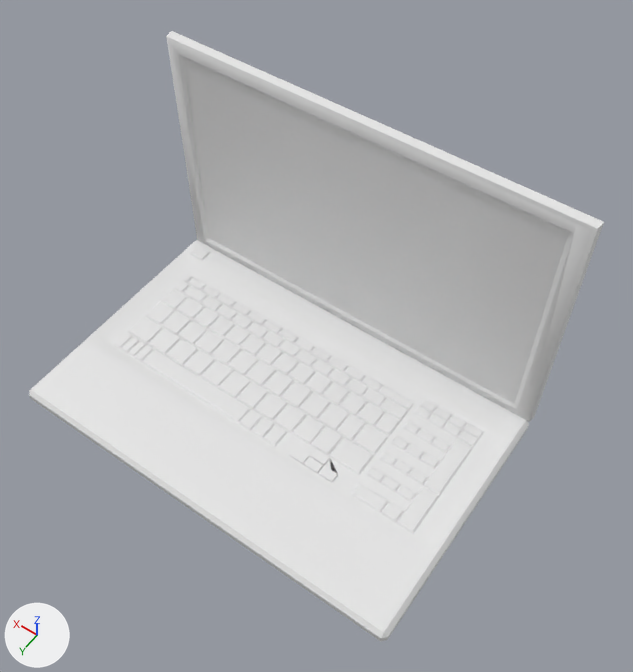
The FBX model The Olympics/Assets/Materials/3d models/vip room/misc stuff/Laptop.FBX: old version first, new version second.
Before and after are seen from a 50 mm lens placed at (-2.03, 1.98, 4.55), pointed at (-0.35, -0.37, 0.85). The axes (+X, +Y, +Z) are drawn at lower left. The lights are the same throughout. Where no turn or scale is listed for an object, it has been applied to the vertices.
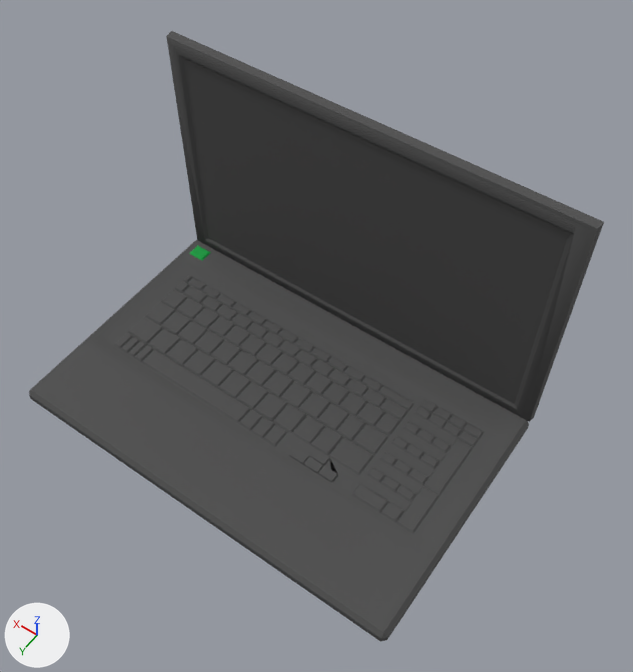
Where the change shows, as pixel boxes [x1, y1, x2, y2] in the pictures (633 x 672 px):
part 1 of me_mesh, recoloured (white to grey): [29, 31, 604, 641] in both
part 2 of me_mesh, recoloured (white to green): [189, 246, 211, 261] in both

Diff of the bpy script that builds the scene:
```diff
--- a/The Olympics/Assets/Materials/3d models/vip room/misc stuff/Laptop.FBX.py
+++ b/The Olympics/Assets/Materials/3d models/vip room/misc stuff/Laptop.FBX.py
@@ mat_01___default @@
+mat_01___default = principled_material('01 - Default')
+mat_01___default.base_color = (0.0745, 0.0745, 0.0745)  # dark grey #4d4d4d
+mat_01___default.roughness = 0.859
@@ mat_material__33 @@
+mat_material__33 = principled_material('Material #33')
+mat_material__33.base_color = (0.0, 0.353, 0.051)  # green #00a040
+mat_material__33.roughness = 0.859
@@ me_mesh @@
 me_mesh.from_pydata(...)  # 774 vertices, 1528 faces; spans x -1.29..1.3, y 0.17..1.81, z 0.04..1.74
 # used by ob_box002; location = (-0.14, -1.261, 0.0)
+# me_mesh part 1: 1518 of the faces centred in x -1.29..1.3, y 0.17..1.81, z 0.05..1.74 switch from no material to mat_01___default (dark grey #4d4d4d)
+# me_mesh part 2: all 10 faces centred in x 1.12..1.24, y 0.27..0.36, z 0.14..0.15 switch from no material to mat_material__33 (green #00a040)
```
